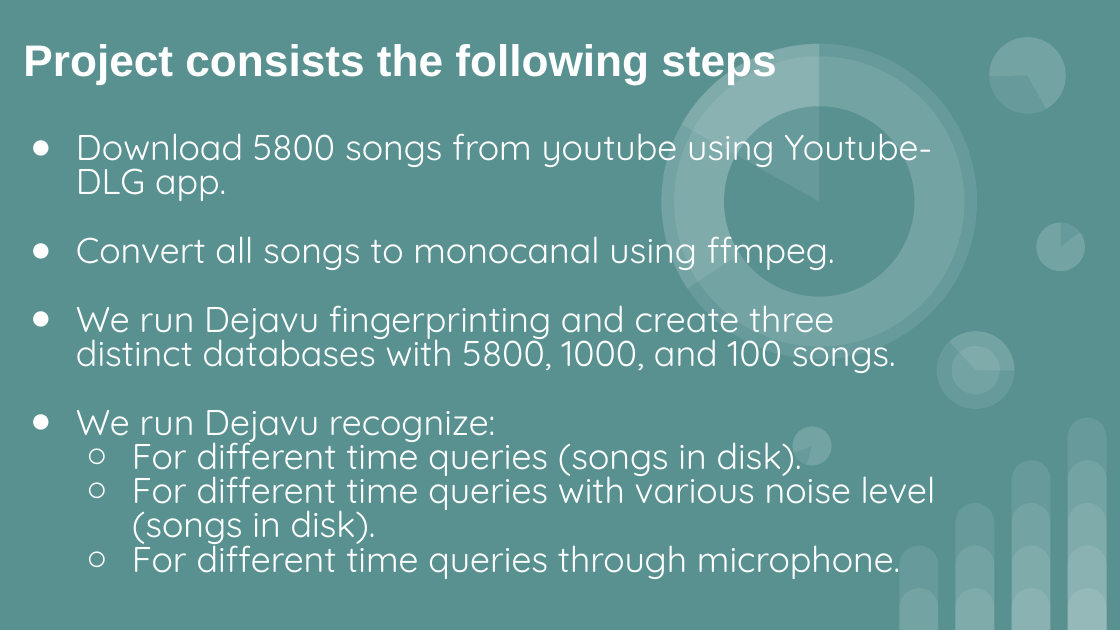
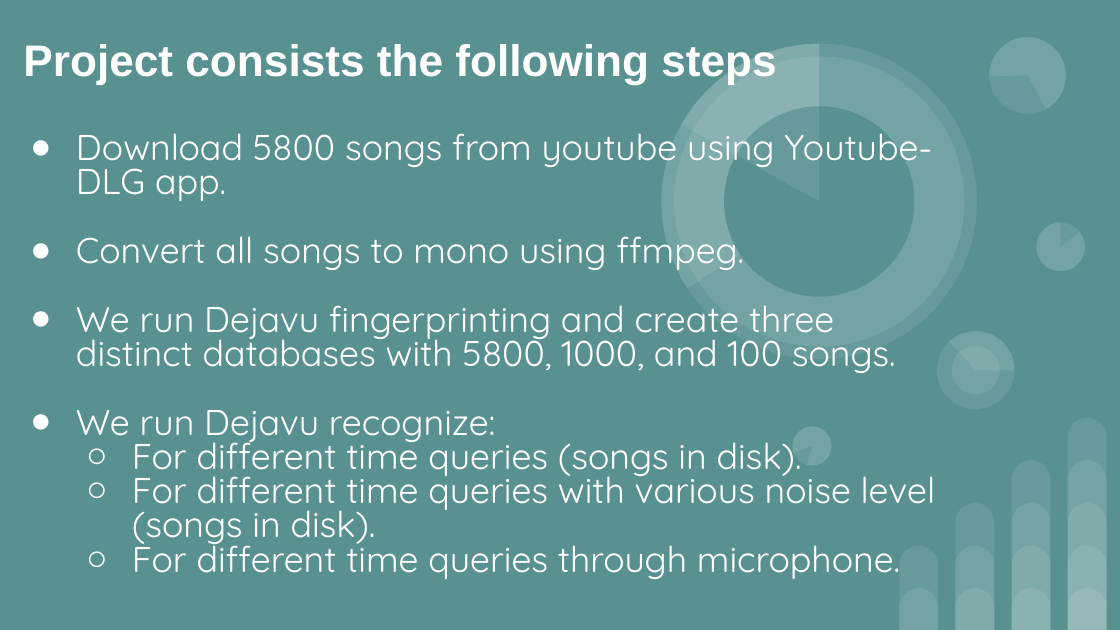
Before and after one commit to VarsouPenny/dejavu, a slide deck: slide 3 of presentation/Multimodal Project Presentation.pptx. Drawn at 1120x630 pixels with LibreOffice and Linux fonts; fonts in the diff are those of the drawing. Boxes give left, top, right and bottom in pixels: in the first picture for what was removed or moved away, otherwise in the second. Text is boxed around its words. In the diff, an @@ line names an element or a change of style, - is before the commit and + after.

```diff
--- a/presentation/Multimodal Project Presentation.pptx
+++ b/presentation/Multimodal Project Presentation.pptx
@@ subtitle at box(76, 236, 744, 270): text changed @@
-● Convert all songs to monocanal using ffmpeg.
+● Convert all songs to mono using ffmpeg.
```
Also in this commit, not shown: 3 other slides changed, 1 slide added, 2 slides removed, 1 other file.
